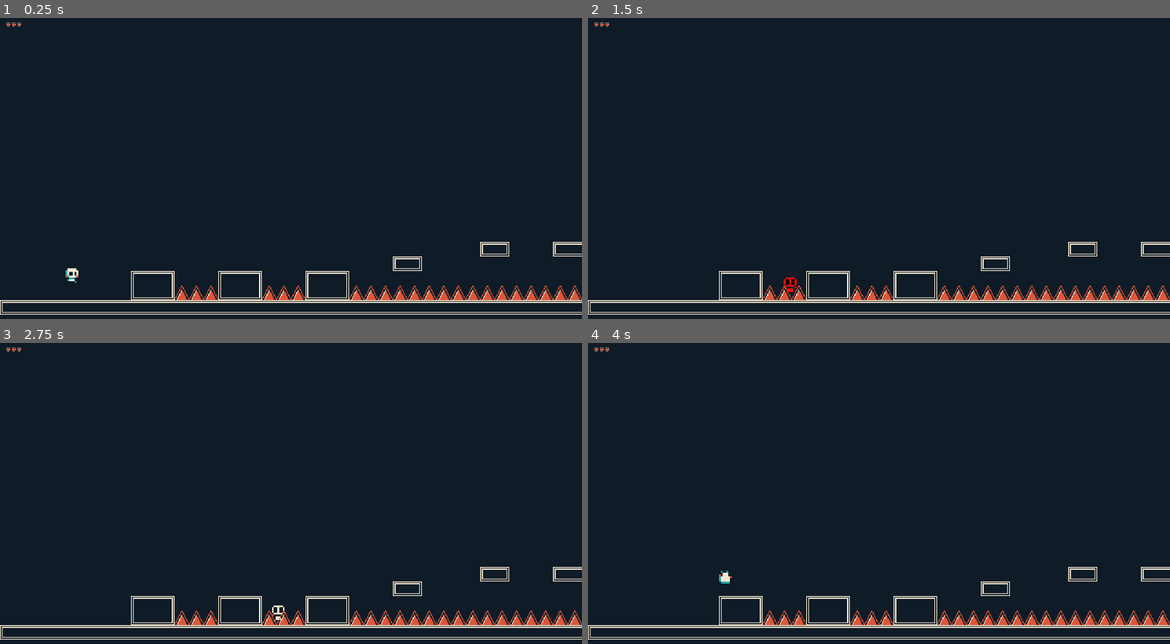
Above: before the commit, frames 1-4 (two rows, left to right).
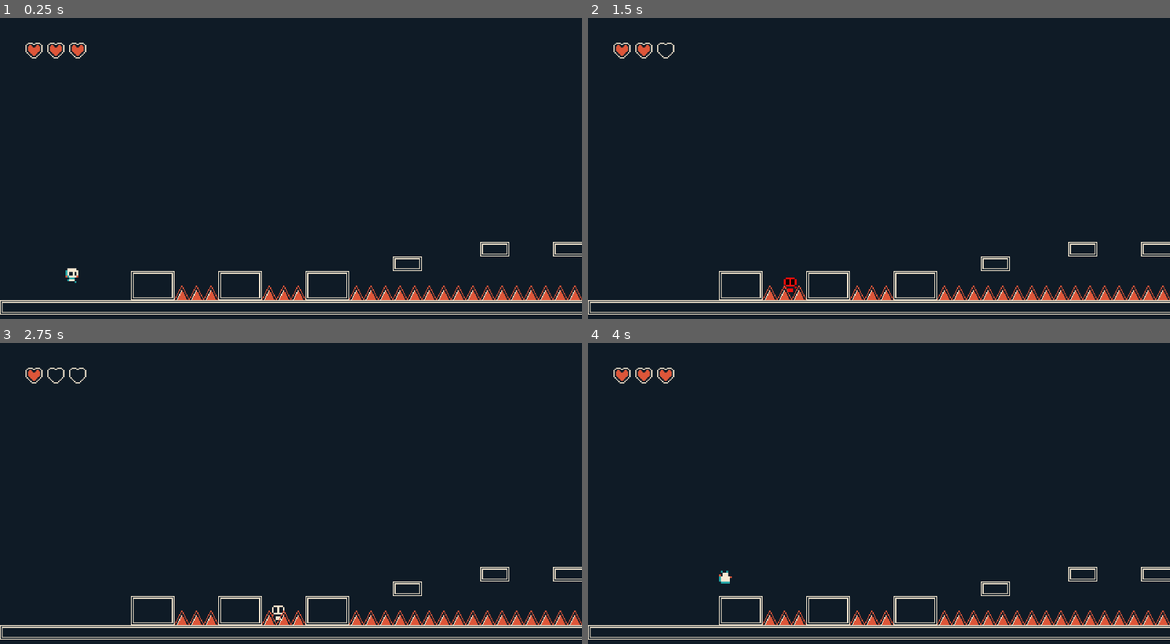
Above: after the commit, the same moments.

Repository: Vicenthresh/2d-platformer
Game: Godot game, scene res://levels/level.tscn
The game is run twice, just before and just after one commit, with the same random seed, the same clock (stepped at 60 frames per second) and the same inputs.
Inputs:
- Up to frame 1 (0.25 s): no input
- Up to frame 2 (1.5 s): tap Enter (ui_accept) at 0.5 s; hold Right (ui_right) from 0.53 s (still down); tap W (jump) at 0.77 s
- Up to frame 3 (2.75 s): tap W (jump) at 1.52 s; release Right (ui_right) at 2.03 s; hold Left (ui_left) from 2.03 s (still down)
- Up to frame 4 (4 s): release Left (ui_left) at 2.78 s; hold Right (ui_right) from 2.78 s (still down); tap W (jump) at 3.02, 3.77 s

The runs differ from the first frame. In frame 1, 0.3% of the frame differs, in the area x 1-15%, y 1-14%; in frame 2, 0.3%; in frame 3, 0.2%; in frame 4, 0.3%.
Error before the commit: Invalid assignment of property or key 'scale' with value of type 'Vector2' on a base object of type 'null instance'. (res://Global.gd:7)

Commit message:
Window size fix

Diff:
--- a/Global.gd
+++ b/Global.gd
@@ -1,10 +1,10 @@
 extends Node
 
-var gui = get_node("res://HUD")
+#var gui = get_node("res://HUD")
 
 # Called when the node enters the scene tree for the first time.
 func _ready():
-	gui.scale = Vector2(4, 4)
+#	gui.scale = Vector2(4, 4)
 	pass # Replace with function body.
 
 
--- a/levels/level.gd
+++ b/levels/level.gd
@@ -1,10 +1,10 @@
 extends Node2D
 
-#@onready var gui = $CanvasLayer
+@onready var gui = $CanvasLayer
 
 # Called when the node enters the scene tree for the first time.
 func _ready():
-#	gui.scale = Vector2(4, 4)
+	gui.scale = Vector2(4, 4)
 	pass # Replace with function body.
 
 
--- a/levels/level.tscn
+++ b/levels/level.tscn
@@ -178,7 +178,6 @@
 layer_0/tile_data = PackedInt32Array(-65535, 131072, 2, -65536, 131072, 2, 131072, 131072, 2, 131073, 131072, 2, 131074 …(71907 unchanged characters)…
 
 [node name="CanvasLayer" type="CanvasLayer" parent="."]
-visible = false
 
 [node name="GUI" type="Control" parent="CanvasLayer"]
 layout_mode = 3
@@ -187,11 +186,12 @@
 offset_bottom = 24.0
 
 [node name="HP_UI" parent="CanvasLayer/GUI" instance=ExtResource("8_k2a4y")]
-offset_left = 32.0
-offset_top = 24.0
-offset_right = 96.0
-offset_bottom = 48.0
+offset_left = 16.0
+offset_top = 16.0
+offset_right = 80.0
+offset_bottom = 40.0
 
 [node name="CanvasLayer2" parent="." instance=ExtResource("7_pe7kf")]
+visible = false
 
 [connection signal="hp_changed" from="Player" to="CanvasLayer/GUI/HP_UI" method="_on_player_hp_changed"]
--- a/project.godot
+++ b/project.godot
@@ -23,6 +23,8 @@
 
 window/size/viewport_width=1920
 window/size/viewport_height=1080
+window/size/window_width_override=1366
+window/size/window_height_override=768
 window/stretch/mode="viewport"
 
 [input]
